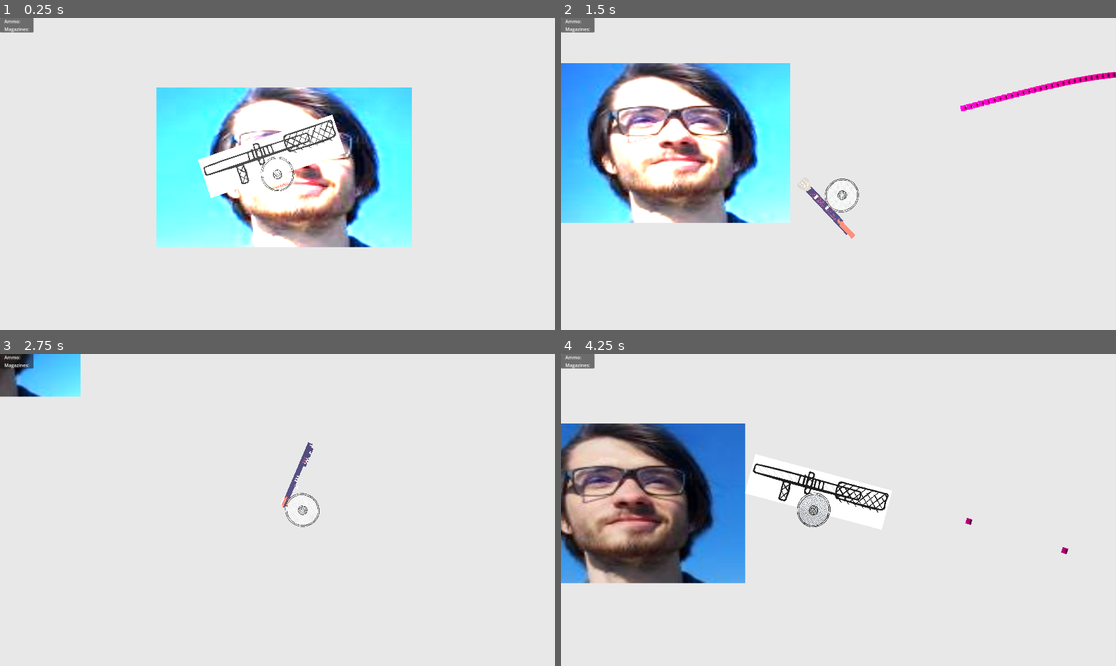
Above: before the commit, frames 1-4 (two rows, left to right).
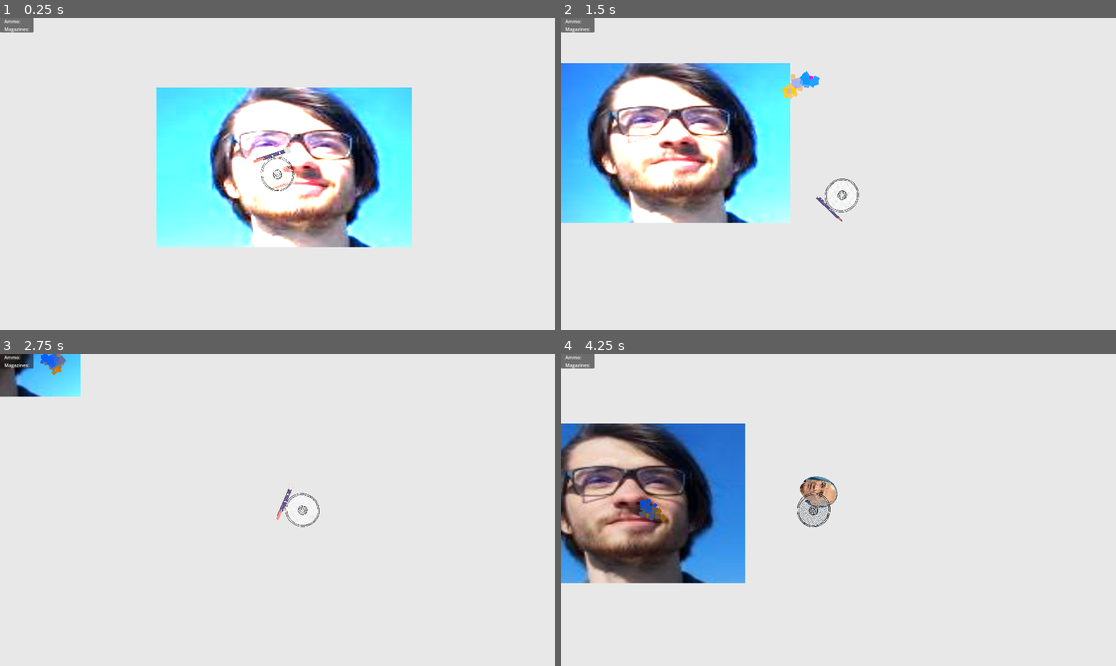
Above: after the commit, the same moments.

Repository: LanVukusic/GameX
Game: Godot game, scene res://TEST.tscn
The game is run twice, just before and just after one commit, with the same random seed, the same clock (stepped at 60 frames per second) and the same inputs.
Inputs (mouse positions are in pixels of both pictures, inside the frame that each line leads up to):
- Up to frame 1 (0.25 s): no input
- Up to frame 2 (1.5 s): tap Enter at 0.5 s; move the mouse to (960, 158) at 0.52 s; press the mouse at (960, 158) at 0.53 s; hold Right (ui_right) 0.53-1.28 s; tap 1 (WeaponSwitch) at 0.8, 1.35 s; move the mouse to (727, 189) at 1.27 s; release the mouse at (727, 189) at 1.28 s; hold Down (ui_down) from 1.28 s (still down)
- Up to frame 3 (2.75 s): click (166, 525) at 1.55 s; move the mouse to (333, 441) at 2.02 s; release Down (ui_down) at 2.03 s; hold Right (ui_right) from 2.03 s (still down); hold Tab (CheckTree) from 2.03 s (still down); tap 1 (WeaponSwitch) at 2.3 s
- Up to frame 4 (4.25 s): move the mouse to (810, 572) at 2.77 s; release Right (ui_right) at 2.78 s; release Tab (CheckTree) at 2.78 s; hold Up (ui_up) 2.78-3.53 s; tap L (Lamp) at 2.85 s; click (810, 572) at 3.05 s; move the mouse to (1005, 556) at 3.52 s; press the mouse at (1005, 556) at 3.53 s; hold Left (ui_left) from 3.53 s (still down); tap 1 (WeaponSwitch) at 3.8 s

The runs differ from the first frame. In frame 1, 2.1% of the frame differs, in the area x 35-63%, y 30-58%; in frame 2, 1.1%; in frame 3, 0.4%; in frame 4, 1.3%.

Commit message:
weapons now load from packed scenes(changed the weapon and weapon manager script)

Diff:
--- a/Godot/Entities/Player/PlayerDevNode.gd
+++ b/Godot/Entities/Player/PlayerDevNode.gd
@@ -22,13 +22,18 @@
 # button events
 func _input(event: InputEvent) -> void:
 	if event.is_action_pressed("Shoot"):
-		player.weapon_manager.current_weapon.shoot.emit()
+		player.weapon_manager.current_weapon.shoot_pressed.emit()
+
+	if event.is_action_released("Shoot"):
+		player.weapon_manager.current_weapon.shoot_released.emit()
+
 
 	if event.is_action_pressed("Reload"):
 		player.weapon_manager.current_weapon.reload_active.emit()
 
 	if event.is_action_pressed("Lamp"):
 		player.lamp.emit()
+
 
 
 # only allow to be a parent of th player
--- a/Godot/Projectiles/Projectile.tscn
+++ b/Godot/Projectiles/Projectile.tscn
@@ -17,6 +17,27 @@
 fill_from = Vector2(1, 0.50641)
 fill_to = Vector2(0.487179, 0.534188)
 
+[sub_resource type="Gradient" id="Gradient_7pmha"]
+colors = PackedColorArray(0.0196078, 0.294118, 0.823529, 1, 0.643137, 0.384314, 0, 1)
+
+[sub_resource type="GradientTexture1D" id="GradientTexture1D_g3hco"]
+gradient = SubResource("Gradient_7pmha")
+
+[sub_resource type="ParticleProcessMaterial" id="ParticleProcessMaterial_twyjn"]
+lifetime_randomness = 0.5
+particle_flag_disable_z = true
+emission_shape = 1
+emission_sphere_radius = 17.89
+angle_min = -45.0
+angle_max = 45.0
+gravity = Vector3(0, 98, 0)
+scale_min = 5.0
+scale_max = 12.0
+color_ramp = SubResource("GradientTexture1D_g3hco")
+turbulence_enabled = true
+turbulence_noise_strength = 0.3
+turbulence_noise_scale = 6.84
+
 [node name="Projectile" type="RigidBody2D"]
 collision_layer = 2
 mass = 0.005
@@ -30,3 +51,8 @@
 [node name="Sprite2D" type="Sprite2D" parent="."]
 scale = Vector2(0.145, 0.145)
 texture = SubResource("GradientTexture2D_w66ve")
+
+[node name="GPUParticles2D" type="GPUParticles2D" parent="."]
+amount = 50
+process_material = SubResource("ParticleProcessMaterial_twyjn")
+lifetime = 0.2
--- a/Godot/Projectiles/projectile.gd
+++ b/Godot/Projectiles/projectile.gd
@@ -1,7 +1,7 @@
 extends RigidBody2D
 class_name Projectile
 # Called when the node enters the scene tree for the first time.
-@export var speed = 1000
+@export var speed = 100
 @export var lifetime: float
 
 func _ready() -> void:
--- a/Godot/WeaponManager/WeaponManager.tscn
+++ b/Godot/WeaponManager/WeaponManager.tscn
@@ -1,15 +1,11 @@
-[gd_scene load_steps=8 format=3 uid="uid://bajkwgp562ka7"]
+[gd_scene load_steps=5 format=3 uid="uid://bajkwgp562ka7"]
 
 [ext_resource type="Script" path="res://WeaponManager/weapon_manager.gd" id="1_w2u53"]
-[ext_resource type="Script" path="res://weapon_resource.gd" id="2_4qwgv"]
-[ext_resource type="PackedScene" uid="uid://brfnadljnnin1" path="res://Projectiles/Projectile.tscn" id="2_njp7j"]
-[ext_resource type="Resource" uid="uid://cr8topnu8vra5" path="res://Weapons/ranged_weapons/Jansa_gun/jansa_gun.tres" id="2_ph7ji"]
-[ext_resource type="Resource" uid="uid://b4webqe3ocltu" path="res://Weapons/ranged_weapons/PlaceholderGun/placeholder_gun.tres" id="4_2fpst"]
-[ext_resource type="Resource" uid="uid://bq8mwxf25o25k" path="res://Weapons/ranged_weapons/Shit_gun/Shit_gun.tres" id="6_vku10"]
-[ext_resource type="Resource" uid="uid://c1e3qvcnk0adb" path="res://Weapons/ranged_weapons/Good_gun/Good_gun.tres" id="7_6koi7"]
+[ext_resource type="PackedScene" uid="uid://xh18vyvxxyev" path="res://Weapons/ranged_weapons/Jansa_gun/JansaGun.tscn" id="3_3em6w"]
+[ext_resource type="PackedScene" uid="uid://bkqvwyt2n84pc" path="res://Weapons/ranged_weapons/Good_gun/GoodGun.tscn" id="4_a5gc4"]
+[ext_resource type="PackedScene" uid="uid://wxeb7vtfni6g" path="res://Weapons/ranged_weapons/Shit_gun/ShitGun.tscn" id="5_rhlds"]
 
 [node name="WeaponManager" type="Node2D"]
 texture_filter = 1
 script = ExtResource("1_w2u53")
-current_bullet = ExtResource("2_njp7j")
-available_weapon_resources = Array[ExtResource("2_4qwgv")]([ExtResource("4_2fpst"), ExtResource("2_ph7ji"), ExtResource("6_vku10"), ExtResource("7_6koi7")])
+avaliable_weapons = Array[PackedScene]([ExtResource("3_3em6w"), ExtResource("4_a5gc4"), ExtResource("5_rhlds")])
--- a/Godot/WeaponManager/weapon_base/Weapon.tscn
+++ /dev/null
@@ -1,10 +0,0 @@
-[gd_scene load_steps=4 format=3 uid="uid://cpowpkwnauhml"]
-
-[ext_resource type="Script" path="res://WeaponManager/weapon_base/weapon.gd" id="1_2ve5w"]
-[ext_resource type="PackedScene" uid="uid://brfnadljnnin1" path="res://Projectiles/Projectile.tscn" id="3_c48st"]
-[ext_resource type="Resource" uid="uid://b4webqe3ocltu" path="res://Weapons/ranged_weapons/PlaceholderGun/placeholder_gun.tres" id="4_y63vv"]
-
-[node name="Weapon" type="Node2D"]
-script = ExtResource("1_2ve5w")
-WEAPON = ExtResource("4_y63vv")
-current_bullet = ExtResource("3_c48st")
--- a/Godot/WeaponManager/weapon_base/weapon.gd
+++ b/Godot/WeaponManager/weapon_base/weapon.gd
@@ -1,43 +1,31 @@
-@tool
 extends Node2D
 class_name Weapon
 
-signal shoot
+signal shoot_pressed
+signal shoot_released
 signal reload_active
 signal current_ammo
 signal mags_left
 
-
-@export var WEAPON: WeaponResource:
-	set(value):
-		WEAPON = value
-		load_weapon()
+@export var WEAPON: WeaponResource
 
 @export var current_bullet: PackedScene
 var sprite: Sprite2D
-var raycast: RayCast2D
+@onready var raycast:RayCast2D = $RayCast2D
 
 enum weapon_state { READY, RELOADING }
 var current_weapon_state: weapon_state = weapon_state.READY
 
+var is_shoot_pressed: bool = false
 var can_shoot: bool = true
 var reload_timer: Timer
 var fire_timer: Timer
 
-func _init() -> void:
-	# Initialize sprite and raycast nodes
-	sprite = Sprite2D.new()
-	self.add_child(sprite)
-	raycast = RayCast2D.new()
-	self.add_child(raycast)
-
-
 func _ready() -> void:
-	load_weapon()
 	# Connect signals
 	reload_active.connect(reload)
-	#shoot_active.connect(_shot_active)
-	#shoot_release.connect(_shot_released)
+	shoot_pressed.connect(on_shoot_active)
+	shoot_released.connect(on_shoot_relase)
 
 	#intialise fire_timer
 	fire_timer = Timer.new()
@@ -57,17 +45,21 @@
 	pass
 
 func _physics_process(_delta: float) -> void:
-	if Input.is_action_just_pressed("Shoot") and WEAPON.is_automatic == false:
-		fire()
-		can_shoot = false
-
-	if  Input.is_action_pressed("Shoot") and WEAPON.is_automatic:
+	if  is_shoot_pressed and WEAPON.is_automatic:
 		fire()
 
 
 func _on_fire_timer_timeout():
 	can_shoot = true
 
+
+#inputs
+func on_shoot_active() -> void:
+	fire()
+	is_shoot_pressed = true
+
+func on_shoot_relase() -> void:
+	is_shoot_pressed = false
 
 func fire():
 	if can_shoot and current_weapon_state == weapon_state.READY:
@@ -105,12 +97,3 @@
 	WEAPON.current_mag_ammo = WEAPON.magazine_capacity
 	current_weapon_state = weapon_state.READY
 	print("Reload complete. Magazines left:", WEAPON.current_mags)
-
-func load_weapon() -> void:
-# Configure the sprite and raycast based on the weapon resource
-	sprite.texture = WEAPON.sprite_texture
-	sprite.position = WEAPON.sprite_pos
-	sprite.scale = WEAPON.sprite_scale
-	sprite.rotation = WEAPON.sprite_rotation
-	raycast.position = WEAPON.raycast_pos
-	raycast.target_position = WEAPON.raycast_target_pos
--- a/Godot/WeaponManager/weapon_manager.gd
+++ b/Godot/WeaponManager/weapon_manager.gd
@@ -1,26 +1,19 @@
 extends Node2D
 class_name WeaponManager
 
-@export var current_bullet: PackedScene
-@export var available_weapon_resources: Array[WeaponResource]  # Use consistent naming
+#@export var current_bullet: PackedScene
+@export var avaliable_weapons: Array[PackedScene]
 var weapon_stack: Array[Weapon] = []  # To hold instantiated Weapon nodes
 @export var current_weapon: Weapon = null
 
 func _ready() -> void:
 	# Initialize weapons from available resources
-	for resource in available_weapon_resources:
-		add_weapon(resource)
-	switch_weapon()
+	for w in avaliable_weapons:
+		var weapon = w.instantiate() as Weapon
+		add_child(weapon)
+		weapon_stack.append(weapon)
+		switch_weapon()
 
-
-func add_weapon(weapon_resource: WeaponResource):
-	# Create a new Weapon instance and initialize it with the provided resource
-	var weapon = Weapon.new()
-	weapon.WEAPON = weapon_resource  # Setter for the WeaponResource
-	weapon.current_bullet = current_bullet
-	weapon.name = weapon.WEAPON.name
-	# Add the weapon as a child and to the weapon stack
-	weapon_stack.append(weapon)
 
 func switch_weapon():
 	if weapon_stack.size() == 0:
@@ -32,17 +25,19 @@
 	var current_index = weapon_stack.find(current_weapon)
 	var next_index = (current_index + 1) % weapon_stack.size()
 
+
 	# Only keep the current weapon visible
-	for gun in weapon_stack:
-		print("brisem ", gun,gun.get_parent())
-		if(gun.get_parent() != null):
-			remove_child(gun)
+	for w in weapon_stack:
+		if(w.get_parent() != null):
+			remove_child(w)
+			print("brisem ", w,w.get_parent())
+
 
 	# Switch visibility and set the new weapon
 	current_weapon = weapon_stack[next_index]
 	add_child(current_weapon)
 
-#	print("Switched to weapon:", current_weapon.name)
+	print("Switched to weapon:", current_weapon.name)
 
 func _input(event: InputEvent) -> void:
 	# Listen for input to switch weapons
--- /dev/null
+++ b/Godot/Weapons/ranged_weapons/Good_gun/GoodGun.tscn
@@ -0,0 +1,19 @@
+[gd_scene load_steps=5 format=3 uid="uid://bkqvwyt2n84pc"]
+
+[ext_resource type="Script" path="res://WeaponManager/weapon_base/weapon.gd" id="1_823sq"]
+[ext_resource type="Texture2D" uid="uid://o7npuoqcema3" path="res://Weapons/ranged_weapons/Good_gun/malo_bujs_gun.png" id="1_dek6u"]
+[ext_resource type="Resource" uid="uid://c1e3qvcnk0adb" path="res://Weapons/ranged_weapons/Good_gun/Good_gun.tres" id="2_jm03g"]
+[ext_resource type="PackedScene" uid="uid://brfnadljnnin1" path="res://Projectiles/Projectile.tscn" id="3_x80c3"]
+
+[node name="GoodGun" type="Node2D"]
+script = ExtResource("1_823sq")
+WEAPON = ExtResource("2_jm03g")
+current_bullet = ExtResource("3_x80c3")
+
+[node name="Sprite2D" type="Sprite2D" parent="."]
+rotation = -1.5708
+texture = ExtResource("1_dek6u")
+
+[node name="RayCast2D" type="RayCast2D" parent="."]
+position = Vector2(0, -27)
+target_position = Vector2(0, -5)
--- a/Godot/Weapons/ranged_weapons/Good_gun/Good_gun.tres
+++ b/Godot/Weapons/ranged_weapons/Good_gun/Good_gun.tres
@@ -1,23 +1,16 @@
-[gd_resource type="Resource" script_class="WeaponResource" load_steps=3 format=3 uid="uid://c1e3qvcnk0adb"]
+[gd_resource type="Resource" script_class="WeaponResource" load_steps=2 format=3 uid="uid://c1e3qvcnk0adb"]
 
 [ext_resource type="Script" path="res://weapon_resource.gd" id="1_t3svt"]
-[ext_resource type="Texture2D" uid="uid://o7npuoqcema3" path="res://Weapons/ranged_weapons/Good_gun/malo_bujs_gun.png" id="2_sx754"]
 
 [resource]
 script = ExtResource("1_t3svt")
 name = "Good_gun"
-sprite_pos = Vector2(0, -50)
-sprite_rotation = -1.571
-raycast_target_pos = Vector2(0, -1)
-raycast_pos = Vector2(0, -120)
-sprite_texture = ExtResource("2_sx754")
-sprite_scale = Vector2(2, 2)
 current_mags = 5
 magazine_capacity = 30
 current_mag_ammo = 30
 reload_time = 1.0
 fire_rate = 1.0
-is_automatic = false
+is_automatic = true
 damage_per_shot = 0.0
 weapon_range = 0.0
 bullet_spread = 0.0
--- /dev/null
+++ b/Godot/Weapons/ranged_weapons/Jansa_gun/JansaGun.tscn
@@ -0,0 +1,19 @@
+[gd_scene load_steps=5 format=3 uid="uid://xh18vyvxxyev"]
+
+[ext_resource type="Texture2D" uid="uid://dccwrged26vuk" path="res://ExternalAssets/jansa.png" id="1_hmv2h"]
+[ext_resource type="Script" path="res://WeaponManager/weapon_base/weapon.gd" id="1_ysuf2"]
+[ext_resource type="Resource" uid="uid://cr8topnu8vra5" path="res://Weapons/ranged_weapons/Jansa_gun/jansa_gun.tres" id="2_e0kjw"]
+[ext_resource type="PackedScene" uid="uid://brfnadljnnin1" path="res://Projectiles/Projectile.tscn" id="3_o7l1v"]
+
+[node name="JansaGun" type="Node2D"]
+script = ExtResource("1_ysuf2")
+WEAPON = ExtResource("2_e0kjw")
+current_bullet = ExtResource("3_o7l1v")
+
+[node name="Sprite2D" type="Sprite2D" parent="."]
+scale = Vector2(0.1, 0.1)
+texture = ExtResource("1_hmv2h")
+
+[node name="RayCast2D" type="RayCast2D" parent="."]
+position = Vector2(0, -30)
+target_position = Vector2(0, -10)
--- a/Godot/Weapons/ranged_weapons/Jansa_gun/jansa_gun.tres
+++ b/Godot/Weapons/ranged_weapons/Jansa_gun/jansa_gun.tres
@@ -1,17 +1,10 @@
-[gd_resource type="Resource" script_class="WeaponResource" load_steps=3 format=3 uid="uid://cr8topnu8vra5"]
+[gd_resource type="Resource" script_class="WeaponResource" load_steps=2 format=3 uid="uid://cr8topnu8vra5"]
 
 [ext_resource type="Script" path="res://weapon_resource.gd" id="1_c2kmi"]
-[ext_resource type="Texture2D" uid="uid://dccwrged26vuk" path="res://ExternalAssets/jansa.png" id="2_8lm36"]
 
 [resource]
 script = ExtResource("1_c2kmi")
 name = "Jansa Gun"
-sprite_pos = Vector2(0, 0)
-sprite_rotation = 0.0
-raycast_target_pos = Vector2(0, -1)
-raycast_pos = Vector2(0, -10)
-sprite_texture = ExtResource("2_8lm36")
-sprite_scale = Vector2(0.1, 0.1)
 current_mags = 2
 magazine_capacity = 500
 current_mag_ammo = 500
--- /dev/null
+++ b/Godot/Weapons/ranged_weapons/PlaceholderGun/PlaceholderGun.tscn
@@ -0,0 +1,3 @@
+[gd_scene format=3 uid="uid://bxg5bbeqige40"]
+
+[node name="PlaceholderGun" type="Node2D"]
--- a/Godot/Weapons/ranged_weapons/PlaceholderGun/placeholder_gun.tres
+++ b/Godot/Weapons/ranged_weapons/PlaceholderGun/placeholder_gun.tres
@@ -1,17 +1,10 @@
-[gd_resource type="Resource" script_class="WeaponResource" load_steps=3 format=3 uid="uid://b4webqe3ocltu"]
+[gd_resource type="Resource" script_class="WeaponResource" load_steps=2 format=3 uid="uid://b4webqe3ocltu"]
 
 [ext_resource type="Script" path="res://weapon_resource.gd" id="1_dptjn"]
-[ext_resource type="Texture2D" uid="uid://dvx0udm51bagn" path="res://Weapons/ranged_weapons/PlaceholderGun/gun_placeholder.png" id="2_ntnka"]
 
 [resource]
 script = ExtResource("1_dptjn")
 name = "Placeholder_gun"
-sprite_pos = Vector2(0, 0)
-sprite_rotation = 0.0
-raycast_target_pos = Vector2(0, -1)
-raycast_pos = Vector2(-11, -107)
-sprite_texture = ExtResource("2_ntnka")
-sprite_scale = Vector2(0.573, 0.5)
 current_mags = 5
 magazine_capacity = 30
 current_mag_ammo = 30
--- /dev/null
+++ b/Godot/Weapons/ranged_weapons/Shit_gun/ShitGun.tscn
@@ -0,0 +1,20 @@
+[gd_scene load_steps=5 format=3 uid="uid://wxeb7vtfni6g"]
+
+[ext_resource type="Script" path="res://WeaponManager/weapon_base/weapon.gd" id="1_gjj3e"]
+[ext_resource type="Texture2D" uid="uid://tmujhoyrchio" path="res://Weapons/ranged_weapons/Shit_gun/shit_gun.png" id="1_ycq1t"]
+[ext_resource type="Resource" uid="uid://bq8mwxf25o25k" path="res://Weapons/ranged_weapons/Shit_gun/Shit_gun.tres" id="2_4jp1l"]
+[ext_resource type="PackedScene" uid="uid://brfnadljnnin1" path="res://Projectiles/Projectile.tscn" id="3_w42fv"]
+
+[node name="ShitGun" type="Node2D"]
+script = ExtResource("1_gjj3e")
+WEAPON = ExtResource("2_4jp1l")
+current_bullet = ExtResource("3_w42fv")
+
+[node name="Sprite2D" type="Sprite2D" parent="."]
+texture_filter = 1
+rotation = -1.5708
+texture = ExtResource("1_ycq1t")
+
+[node name="RayCast2D" type="RayCast2D" parent="."]
+position = Vector2(-1, -32)
+target_position = Vector2(0, -20)
--- a/Godot/Weapons/ranged_weapons/Shit_gun/Shit_gun.tres
+++ b/Godot/Weapons/ranged_weapons/Shit_gun/Shit_gun.tres
@@ -1,23 +1,16 @@
-[gd_resource type="Resource" script_class="WeaponResource" load_steps=3 format=3 uid="uid://bq8mwxf25o25k"]
+[gd_resource type="Resource" script_class="WeaponResource" load_steps=2 format=3 uid="uid://bq8mwxf25o25k"]
 
 [ext_resource type="Script" path="res://weapon_resource.gd" id="1_8nx3p"]
-[ext_resource type="Texture2D" uid="uid://tmujhoyrchio" path="res://Weapons/ranged_weapons/Shit_gun/shit_gun.png" id="2_m1skb"]
 
 [resource]
 script = ExtResource("1_8nx3p")
 name = "Shit_gun"
-sprite_pos = Vector2(0, 0)
-sprite_rotation = -7.795
-raycast_target_pos = Vector2(0, -1)
-raycast_pos = Vector2(0, -80)
-sprite_texture = ExtResource("2_m1skb")
-sprite_scale = Vector2(2, 2)
 current_mags = 5
 magazine_capacity = 30
 current_mag_ammo = 30
 reload_time = 1.0
 fire_rate = 1.0
-is_automatic = true
+is_automatic = false
 damage_per_shot = 0.0
 weapon_range = 0.0
 bullet_spread = 0.0
--- a/Godot/weapon_resource.gd
+++ b/Godot/weapon_resource.gd
@@ -1,22 +1,13 @@
 extends Resource
 class_name WeaponResource
+
 
 @export_category("Description")
 @export var name: String
 
-@export_category("Gun(Sprite) position")
-@export var sprite_pos: Vector2
-@export var sprite_rotation: float
-
-@export_category("Raycast(bullettransform) position")
-@export var raycast_target_pos: Vector2
-@export var raycast_pos: Vector2
-
-@export_category("Visuals")
-@export var sprite_texture: Texture2D
-@export var sprite_scale: Vector2
 
 @export_category("Sound")
+var resource: Resource
 
 
 @export_category("All ammunition")
Not shown: 1 places in Godot/Projectiles/Projectile.tscn that only renumber resources
